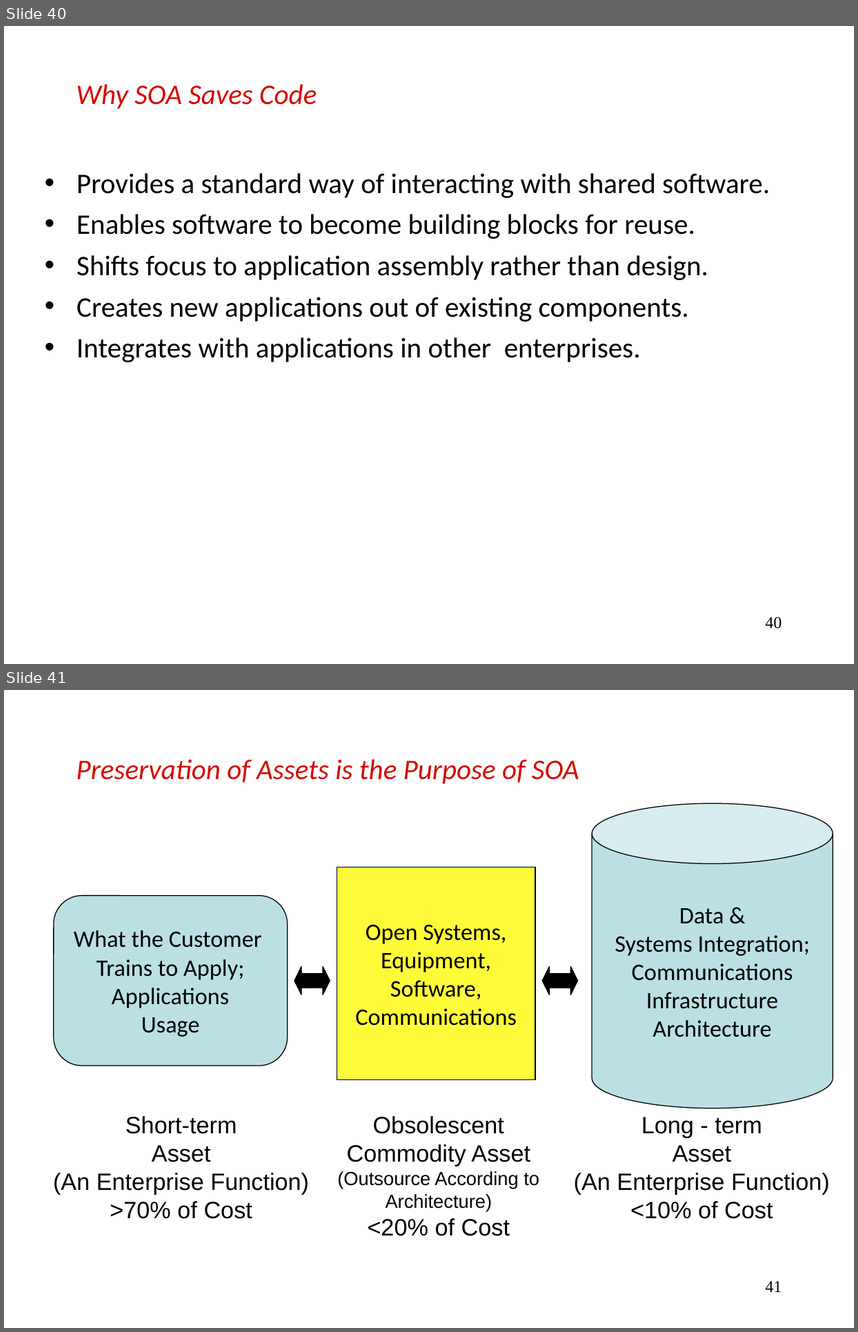
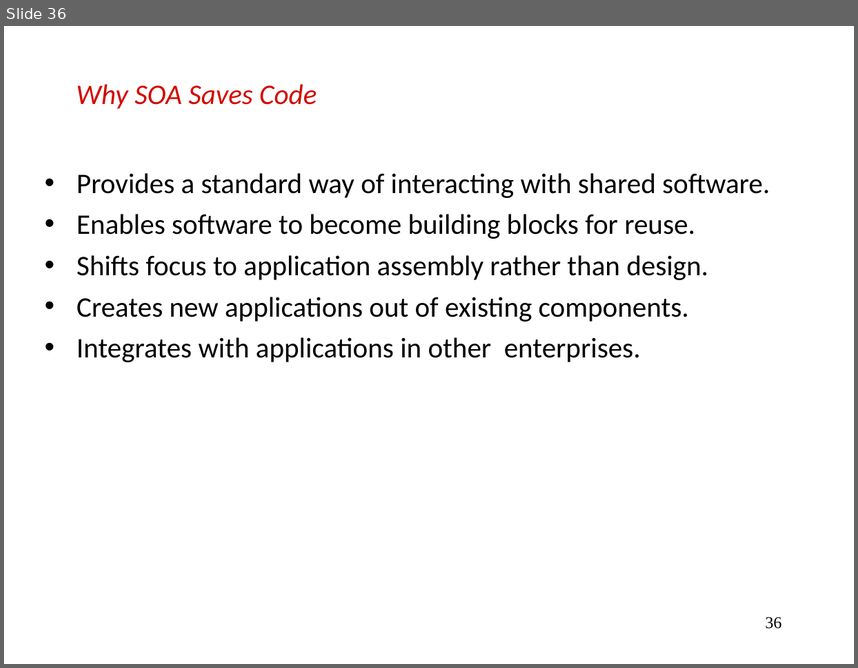
Before and after one commit to thangdinh95/ISDProject, a slide deck: Document/Presentation/web technologies service-oriented architecture.ppt. Shown one above the other, each under a label of ours: slides 40 and 41 before the commit, slide 36 after it. The pictures are 858x1332 and 858x668 pixels, drawn with LibreOffice and Linux fonts; fonts in the diff are those of the drawing. Boxes give left, top, right and bottom in pixels: in the first picture for what was removed or moved away, otherwise in the second. Text is boxed around its words. In the diff, an @@ line names an element or a change of style, - is before the commit and + after.

```diff
--- a/Document/Presentation/web technologies service-oriented architecture.ppt
+++ b/Document/Presentation/web technologies service-oriented architecture.ppt
@@ slide 41 removed at <box>4,690,854,1328</box>, background #FFFFFF @@
@@ title removed at <box>76,759,579,784</box> @@
-Preservation of Assets is the Purpose of SOA
@@ cylinder removed at <box>593,803,833,1107</box> @@
-Data &
-Systems Integration;
-Communications
-Infrastructure
-Architecture
@@ rectangle removed at <box>337,867,535,1079</box> @@
-Open Systems,
-Equipment,
-Software,
-Communications
@@ rounded rectangle removed at <box>53,896,287,1066</box> @@
-What the Customer
-Trains to Apply;
-Applications
-Usage
@@ left right arrow removed at <box>294,966,330,994</box> @@
@@ left right arrow removed at <box>542,966,578,994</box> @@
@@ text removed at <box>53,1116,309,1219</box> @@
-Short-term
-Asset
-(An Enterprise Function)
->70% of Cost
@@ text removed at <box>337,1116,539,1236</box> @@
-Obsolescent
-Commodity Asset
-(Outsource According to
-Architecture)
-<20% of Cost
@@ text removed at <box>574,1116,830,1219</box> @@
-Long - term
-Asset
-(An Enterprise Function)
-<10% of Cost
@@ page number removed at <box>765,1281,782,1292</box> @@
-41
@@ what was slide 40 is now slide 36 @@
@@ page number at <box>765,617,782,628</box>: text changed @@
-40
+36
```
Also in this commit, not shown: 3 slides changed, 6 other slides removed.
